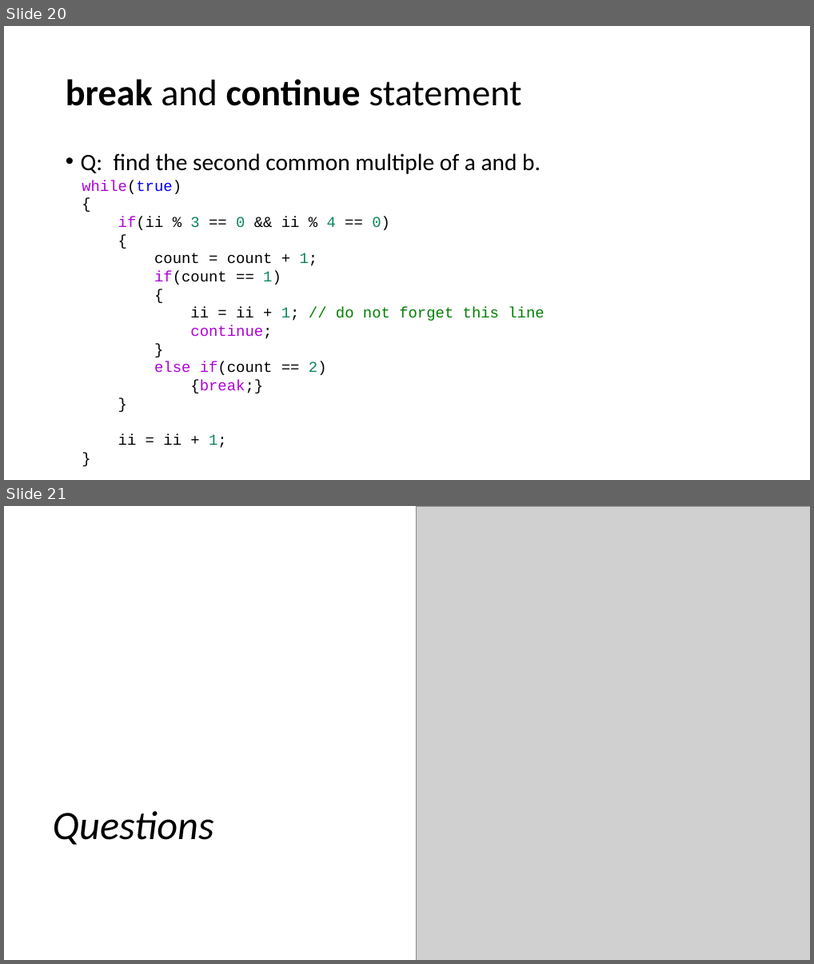
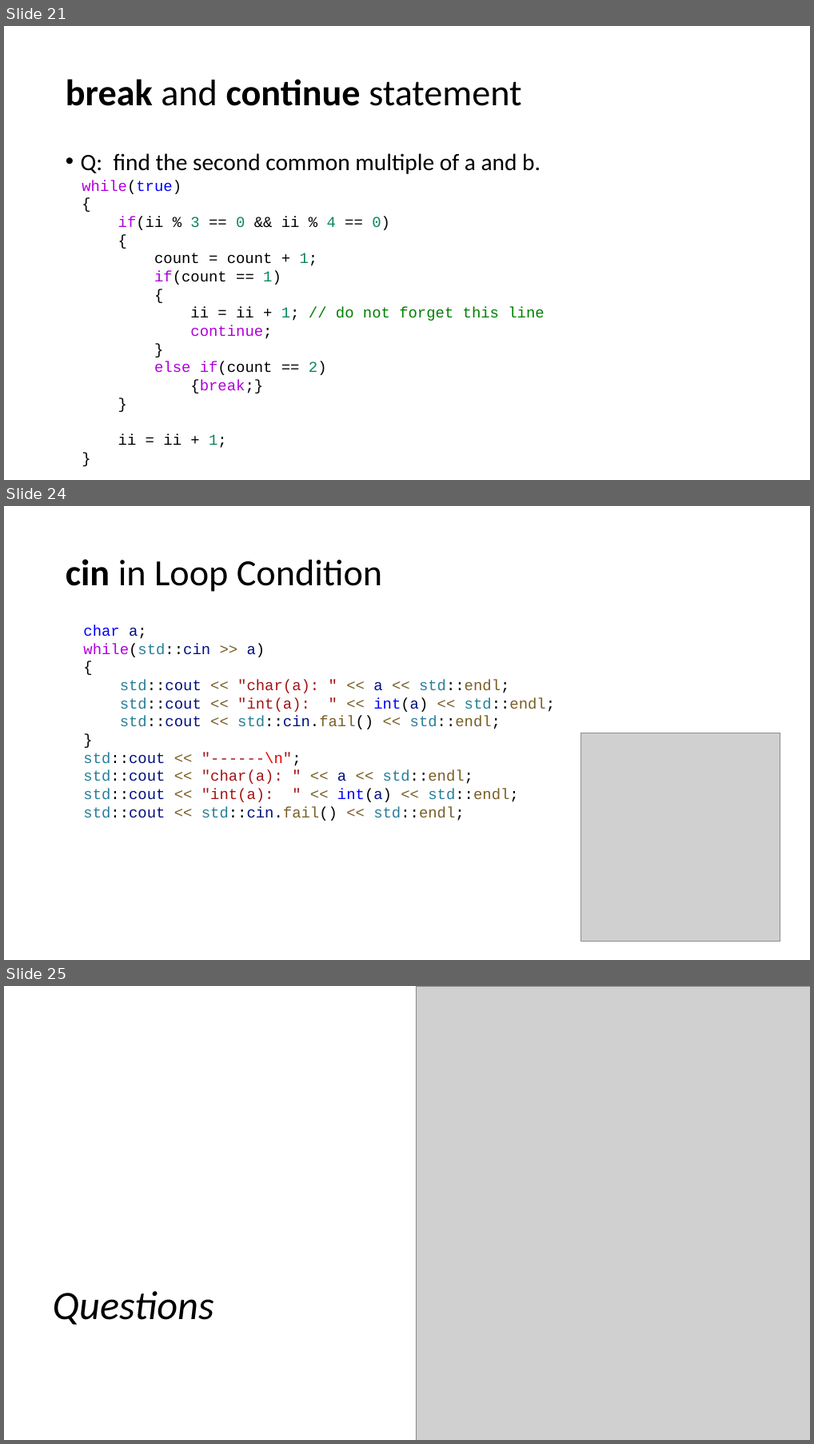
Before and after one commit to CNOCycle/cpp_tutorial, a slide deck: 06-loop/00-loop.pptx. Shown one above the other, each under a label of ours: slides 20 and 21 before the commit, slides 21, 24 and 25 after it; the slides between them are not shown. The pictures are 814x964 and 814x1444 pixels, drawn with LibreOffice and Linux fonts; fonts in the diff are those of the drawing; grey boxes stand for pictures. Boxes give left, top, right and bottom in pixels: in the first picture for what was removed or moved away, otherwise in the second. Text is boxed around its words. In the diff, an @@ line names an element or a change of style, - is before the commit and + after.

```diff
--- a/06-loop/00-loop.pptx
+++ b/06-loop/00-loop.pptx
@@ slide 24 added at (4,506,810,960), background #FFFFFF @@
@@ title added at (66,559,382,592), 44 pt, text #000000 @@
+cin in Loop Condition
@@ text added at (83,625,555,820), 18 pt, text #795E26 @@
+char a;
+while(std::cin >> a)
+{
+std::cout << "char(a): " << a << std::endl;
+std::cout << "int(a): " << int(a) << std::endl;
+std::cout << std::cin.fail() << std::endl;
+}
+std::cout << "------\n";
+std::cout << "char(a): " << a << std::endl;
+std::cout << "int(a): " << int(a) << std::endl;
+std::cout << std::cin.fail() << std::endl;
@@ picture added at (581,733,780,941) @@
@@ what was slide 20 is now slide 21 @@
@@ what was slide 21 is now slide 25 @@
```
Also in this commit, not shown: 3 slides changed, 3 other slides added, 5 other files.
